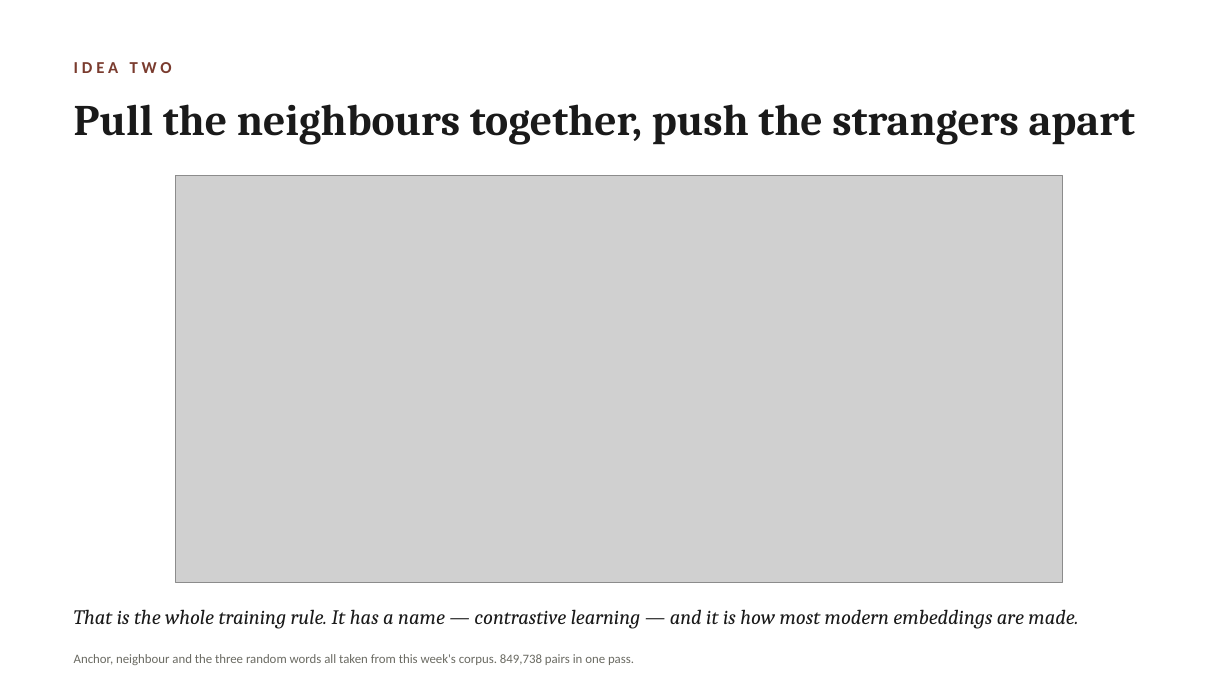
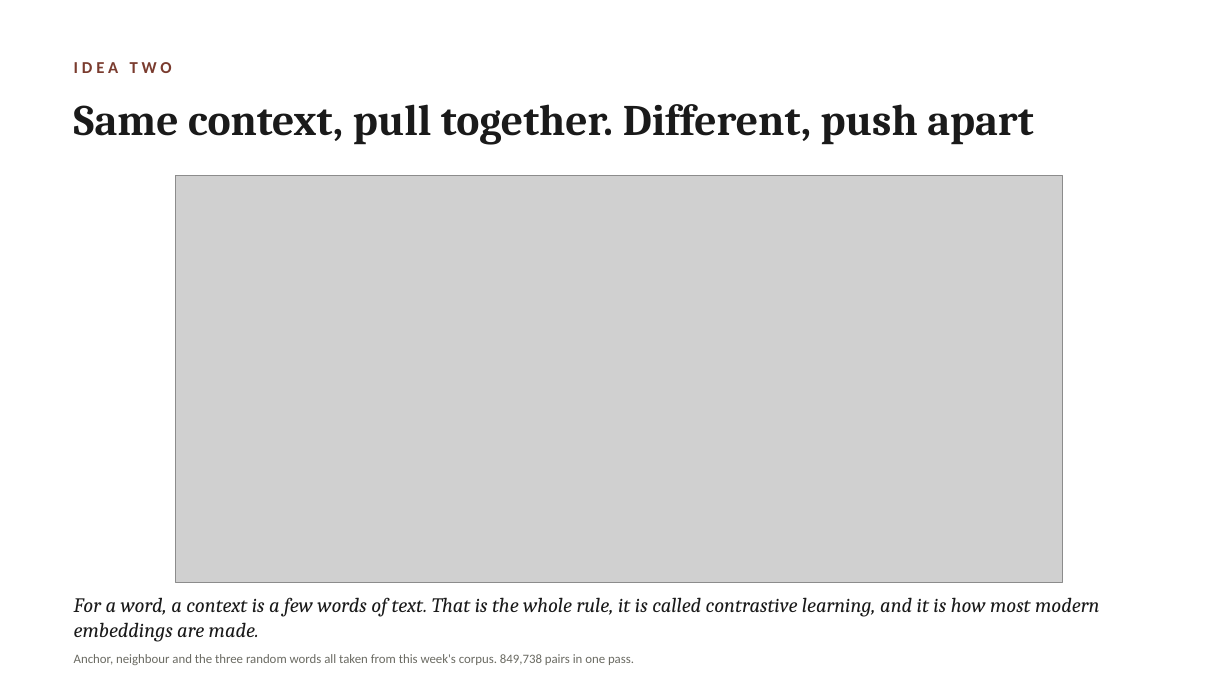
Before and after one commit to lucianli123/culture-as-data-2026, a slide deck: slide 13 of slides/week-04-lecture-draft.pptx. Drawn at 1232x693 pixels with LibreOffice and Linux fonts; fonts in the diff are those of the drawing; grey boxes stand for pictures. Boxes give left, top, right and bottom in pixels: in the first picture for what was removed or moved away, otherwise in the second. Text is boxed around its words. In the diff, an @@ line names an element or a change of style, - is before the commit and + after.

```diff
--- a/slides/week-04-lecture-draft.pptx
+++ b/slides/week-04-lecture-draft.pptx
@@ text at bbox=[74, 104, 1033, 145]: text changed @@
-Pull the neighbours together, push the strangers apart
+Same context, pull together. Different, push apart
@@ text at bbox=[74, 597, 1099, 642]: text changed @@
-That is the whole training rule. It has a name — contrastive learning — and it is how most modern embeddings are made.
+For a word, a context is a few words of text. That is the whole rule, it is called contrastive learning, and it is how most modern embeddings are made.
```
Also in this commit, not shown: 1 other slide changed, 8 other files.
